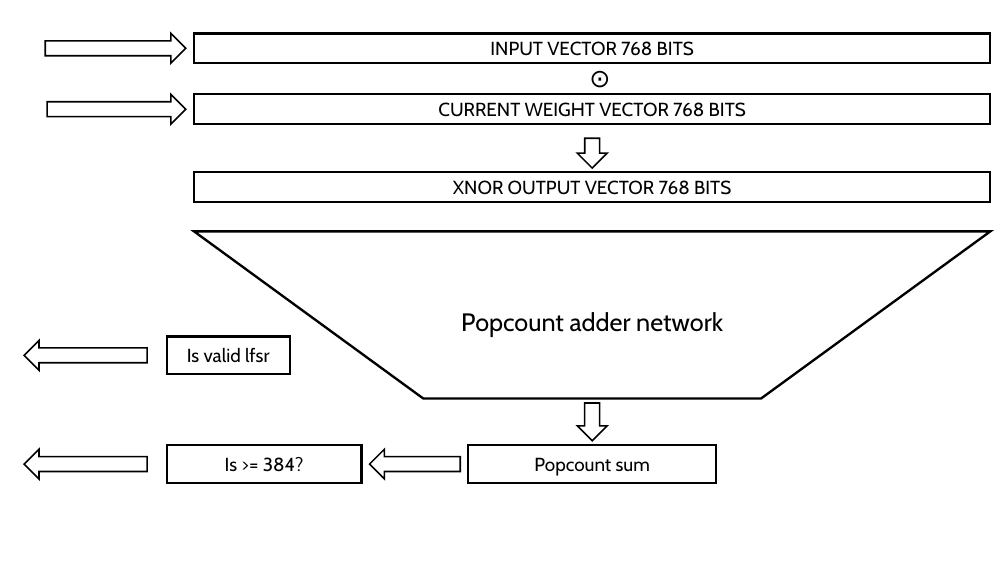
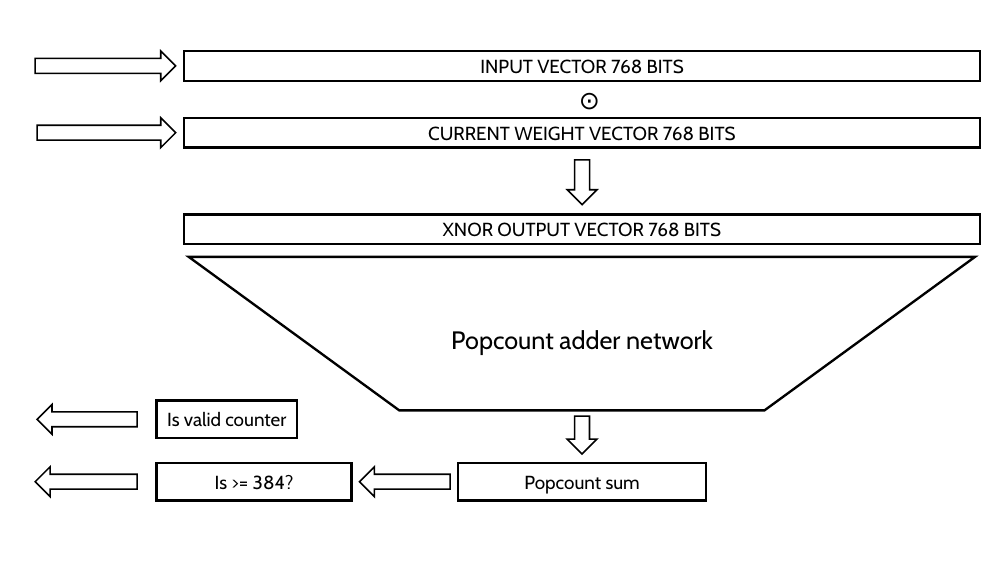
Before and after one commit to djosh34/ee4690_lab_2, a slide deck: slide 1 of Report/Xnor_popcount.pptx. Drawn at 1008x567 pixels with LibreOffice and Linux fonts; fonts in the diff are those of the drawing. Boxes give left, top, right and bottom in pixels: in the first picture for what was removed or moved away, otherwise in the second. Text is boxed around its words. In the diff, an @@ line names an element or a change of style, - is before the commit and + after.

```diff
--- a/Report/Xnor_popcount.pptx
+++ b/Report/Xnor_popcount.pptx
@@ 3 rectangles, 2 right arrows, 1 trapezoid, 1 text: place and size @@
-3 rectangles, 2 right arrows, 1 trapezoid, 1 text at (45, 33, 991, 483)
+3 rectangles, 2 right arrows, 1 trapezoid, 1 text at (36, 51, 980, 501)
@@ right arrow: place and size @@
-right arrow at (47, 95, 185, 124)
+right arrow at (37, 118, 175, 147)
@@ rectangle "CURRENT WEIGHT VECTOR 768 BITS": place and size @@
-rectangle "CURRENT WEIGHT VECTOR 768 BITS" at (194, 95, 991, 124)
+rectangle "CURRENT WEIGHT VECTOR 768 BITS" at (184, 118, 980, 147)
@@ right arrow: place and size @@
-right arrow at (578, 138, 607, 168)
+right arrow at (567, 160, 597, 204)
@@ rectangle "XNOR OUTPUT VECTOR 768 BITS": place and size @@
-rectangle "XNOR OUTPUT VECTOR 768 BITS" at (194, 172, 991, 202)
+rectangle "XNOR OUTPUT VECTOR 768 BITS" at (184, 215, 980, 244)
@@ trapezoid: place and size @@
-trapezoid at (194, 231, 991, 399)
+trapezoid at (189, 257, 975, 411)
@@ right arrow: place and size @@
-right arrow at (24, 340, 147, 370)
+right arrow at (37, 405, 137, 434)
@@ rectangle "Is valid counter": place and size @@
-rectangle "Is valid counter" at (167, 337, 290, 374)
+rectangle "Is valid counter" at (157, 401, 297, 439)
@@ text in rectangle at (167, 412, 286, 427): text changed @@
-Is valid lfsr
+Is valid counter
@@ right arrow: place and size @@
-right arrow at (577, 403, 607, 440)
+right arrow at (568, 416, 597, 454)
@@ right arrow: place and size @@
-right arrow at (24, 449, 147, 479)
+right arrow at (36, 467, 138, 496)
```
Also in this commit, not shown: 6 other files.
